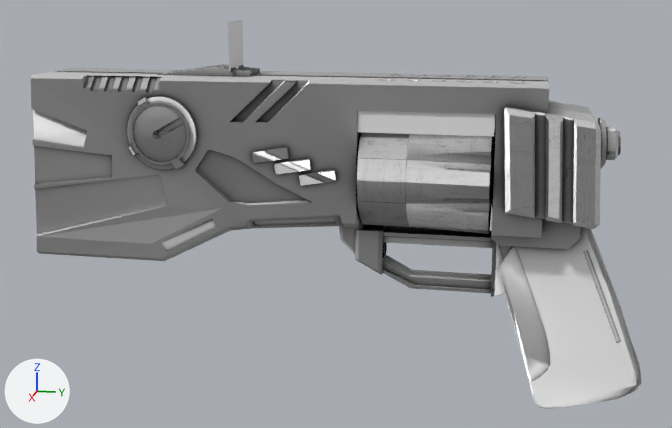
The Blender file [Space]/Assets/_Models & Textures/Weapons/Revolver/Meshes/revolver.blend as it was, and as the next commit left it.
Both versions are drawn from a 50 mm camera at (18.65, 1.83, 3.7) aimed at (0.04, -1.9, -0.96). The lights are fixed; the arrows at lower left show +X, +Y and +Z.

The first picture shows 'Clip__Low', 'Cube.009', 'Plane.005', 'RevolverBody_Low', 'RevolverHandle_Low', 'TopSlide_Low'.
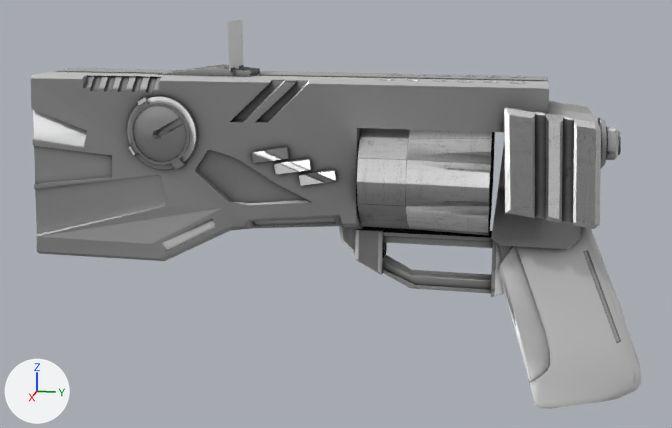
Boxes [x1, y1, x2, y2] around the edits, measured in the pictures (672 x 428 px; the box of a moved part takes in the faces that stretch with it):
'RevolverBody_Low', reshaped, moved
    both: [31, 64, 549, 261]
'RevolverHandle_Low', moved, turned, rescaled
    before: [339, 218, 641, 409]
    after: [339, 140, 641, 409]
'Clip__Low', moved
    before: [357, 132, 493, 234]
    after: [357, 128, 495, 236]
'Cube.009', moved
    both: [504, 101, 621, 229]
'TopSlide_Low', deleted
    before: [357, 110, 495, 136]
part 1 of me_plane_002, moved or reshaped
    both: [499, 227, 641, 409]
part 2 of me_plane_002, moved or reshaped
    before: [339, 218, 581, 297]
    after: [339, 140, 581, 297]
part 3 of me_cube_012, moved or reshaped
    before: [308, 84, 549, 238]
    after: [308, 84, 549, 204]

Edits to the bpy script that builds the scene:
```text
Change me_plane_002:
    used by ob_revolverhandle_low; location = (0.0, 0.0, -1.86); rotation_euler = (0.0, 1.571, 0.0), in degrees (0, 90, 0); scale = (1.07, 5.27, 1.0)
    remove me_plane_002.from_pydata(...)  # 191 vertices, 321 faces; spans x -1.5..2.71, y -0.34..0.84, z 0.0..0.61
    add me_plane_002.from_pydata(...)  # 191 vertices, 321 faces; spans x 0.0..0.63, y -1.81..4.43, z -4.77..0.99
    me_plane_002 part 1: the loose piece of 84 vertices spanning x -1.3..2.71, y 0.29..0.84, z 0.0..0.49 is multiplied about its middle by the matrix ((0.0, 0.0, 1.0), (0.0, 5.266, 0.0), (-1.074, 0.0, 0.0)), then moved by (-0.46, 2.41, -2.87)
    me_plane_002 part 2: 107 of 191 vertices moved; they spanned x -1.5..0.57, y -0.34..0.58, z 0.0..0.61 and now span x 0.0..0.63, y -1.81..3.04, z -2.48..0.99; mean shift (0.49, 0.2, -1.75); largest move (-1.5, 0.58, 0.61) -> (0.61, 3.03, -0.26)
Change me_cube_012:
    used by ob_revolverbody_low; parent = ob_revolverhandle_low; location = (0.0, 0.0, 0.0)
    remove me_cube_012.from_pydata(...)  # 776 vertices, 1451 faces, 3 loose edges; spans x 0.0..1.31, y -8.1..2.3, z -1.85..2.09
    add me_cube_012.from_pydata(...)  # 776 vertices, 1445 faces, 3 loose edges; spans x 0.0..1.31, y -8.1..2.3, z -1.85..2.09
    me_cube_012 part 3
    6 vertices are removed from x 0.0..1.0, y -1.29..2.3, z -1.0..1.36
    23 faces are deleted
    6 vertices are added at (1.0, 1.35, 1.01), (1.0, -1.29, 1.02), (1.0, 2.3, 1.01), (0.08, 2.3, 1.01), (0.37, 2.3, 1.01), (0.0, 2.3, 1.01)
    17 new faces join them
Change me_circle_000:
    where me_circle_000.from_pydata(...)  # 275 vertices, 540 faces; spans x -0.82..1.62, y -1.25..1.3, z 0.0..1.21
    used by ob_clip__low; parent = ob_innerslide_low; location = (0.0, 0.0, 0.0)
    me_circle_000 part 4: the whole mesh is moved by (-0.3, 0.0, 0.02)
Change ob_revolverhandle_low:
    ob_revolverhandle_low.rotation_euler: (0.0, 1.571, 0.0) -> (0.0, 0.0, 0.0)  # degrees (0, 90, 0) -> degrees (0, 0, 0)
    ob_revolverhandle_low.scale: (1.07, 5.27, 1.0) -> (1.0, 1.0, 1.0)
    ob_revolverhandle_low.location: (0.0, 0.0, -1.86) -> (0.0, 0.0, 0.0)
    where _m = ob_revolverhandle_low.modifiers.new('Mirror', 'MIRROR')
    remove _m.use_axis = (False, False, True)
Change ob_revolverbody_low:
    remove ob_revolverbody_low.matrix_parent_inverse = Matrix(((0.0, 0.0, -0.931, -1.736), (0.0, 0.19, 0.0, 0.0), (1.0, 0.0, 0.0, 0.0), (0.0, 0.0, 0.0, 1.0)))
Remove ob_topslide_low:
    ob_topslide_low = bpy.data.objects.new('TopSlide_Low', me_cube_008)
    ob_topslide_low.parent = ob_revolverbody_low
    ob_topslide_low.location = (0.0, 0.0, 0.0)
    _m = ob_topslide_low.modifiers.new('Mirror', 'MIRROR')
Change ob_cube_009:
    remove ob_cube_009.matrix_parent_inverse = Matrix(((0.0, 0.0, -0.931, -1.736), (0.0, 0.19, 0.0, 0.0), (1.0, 0.0, 0.0, 0.0), (0.0, 0.0, 0.0, 1.0)))
Change ob_clip__low:
    remove ob_clip__low.matrix_parent_inverse = Matrix(((1.0, 0.0, -0.00763, -0.301), (0.0, 1.0, 0.0, 0.0), (0.00763, 0.0, 1.0, 0.0168), (0.0, 0.0, 0.0, 1.0)))
```
